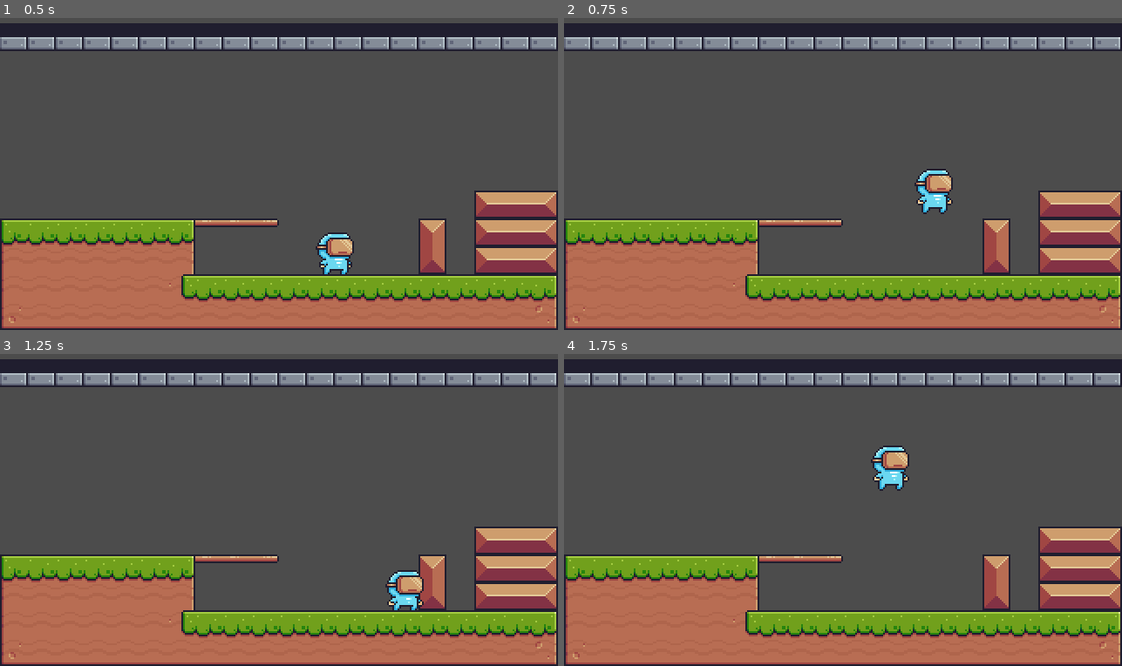
Above: before the commit, frames 1-4 (two rows, left to right).
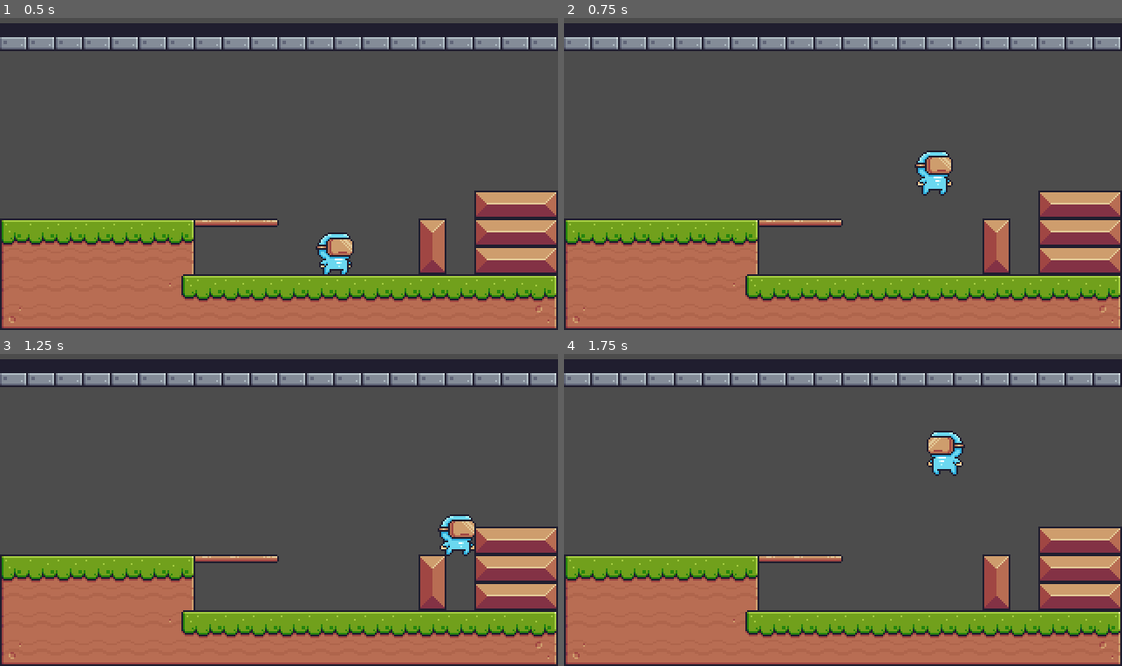
Above: after the commit, the same moments.

Repository: v1tooR/Throw-ground
Game: Godot game, scene res://Levels/Level_1.tscn
Same seed, same stepped clock (60 frames per second), same inputs: the game is played once before the commit and once after it.
Inputs:
- Up to frame 1 (0.5 s): no input
- Up to frame 2 (0.75 s): hold D (move_right) from 0.53 s (still down); hold W (jump) from 0.53 s (still down)
- Up to frame 3 (1.25 s): keep holding D (move_right); keep holding W (jump)
- Up to frame 4 (1.75 s): release D (move_right) at 1.28 s; release W (jump) at 1.28 s; hold A (move_left) from 1.28 s (still down); tap W (jump) at 1.35, 1.52 s

Frame 1 is identical in both runs. In frame 2, 1.1% of the frame differs, in the area x 62-70%, y 42-63%; in frame 3, 1.4%; in frame 4, 1.6%, in the area x 55-72%, y 24-44%.

Commit message:
Jump

Diff:
--- a/Scenes/Player.tscn
+++ b/Scenes/Player.tscn
@@ -254,3 +254,17 @@
 visible = false
 position = Vector2( 0, 3 )
 shape = SubResource( 3 )
+
+[node name="Raycasts" type="Node2D" parent="."]
+
+[node name="RayCast2D" type="RayCast2D" parent="Raycasts"]
+position = Vector2( -7, 10 )
+enabled = true
+cast_to = Vector2( 0, 12 )
+collision_mask = 8
+
+[node name="RayCast2D2" type="RayCast2D" parent="Raycasts"]
+position = Vector2( 9, 10 )
+enabled = true
+cast_to = Vector2( 0, 12 )
+collision_mask = 8
--- a/Scripts/Player.gd
+++ b/Scripts/Player.gd
@@ -4,13 +4,33 @@
 var move_speed = 100
 var gravity = 1200
 var jump_force = -720
+var is_grounded
+onready var raycasts = $Raycasts
 
 func _physics_process(delta: float) -> void:
 	velocity.y += gravity * delta
 
+	_get_input()
+
+	velocity = move_and_slide(velocity)
+
+	is_grounded = _check_is_ground()
+
+func _get_input():
+
 	var move_direction = int(Input.is_action_pressed("move_right")) - int(Input.is_action_pressed("move_left"))
+	velocity.x = move_speed * move_direction
 
-	if Input.is_action_just_pressed("jump"):
-		velocity.y = jump_force /2.5
-	velocity.x = move_speed * move_direction
-	move_and_slide(velocity)
+	if move_direction !=0:
+		scale.x = move_direction
+
+func _input(event: InputEvent) -> void:
+	if event.is_action_pressed("jump") and is_grounded:
+		velocity.y = jump_force /2
+
+func _check_is_ground():
+	for raycast in raycasts.get_children():
+		if raycast.is_colliding():
+			return true
+
+	return false
